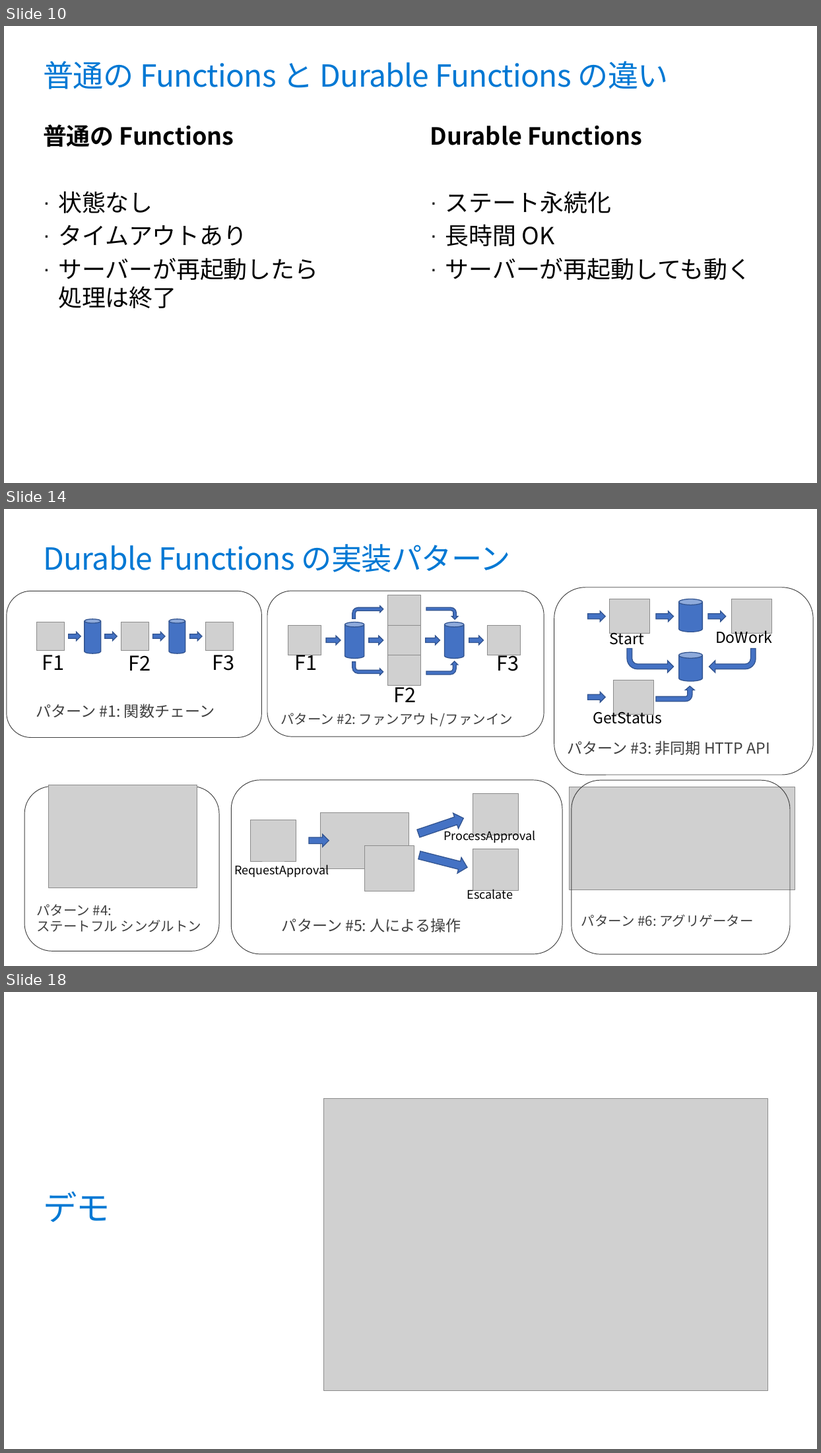
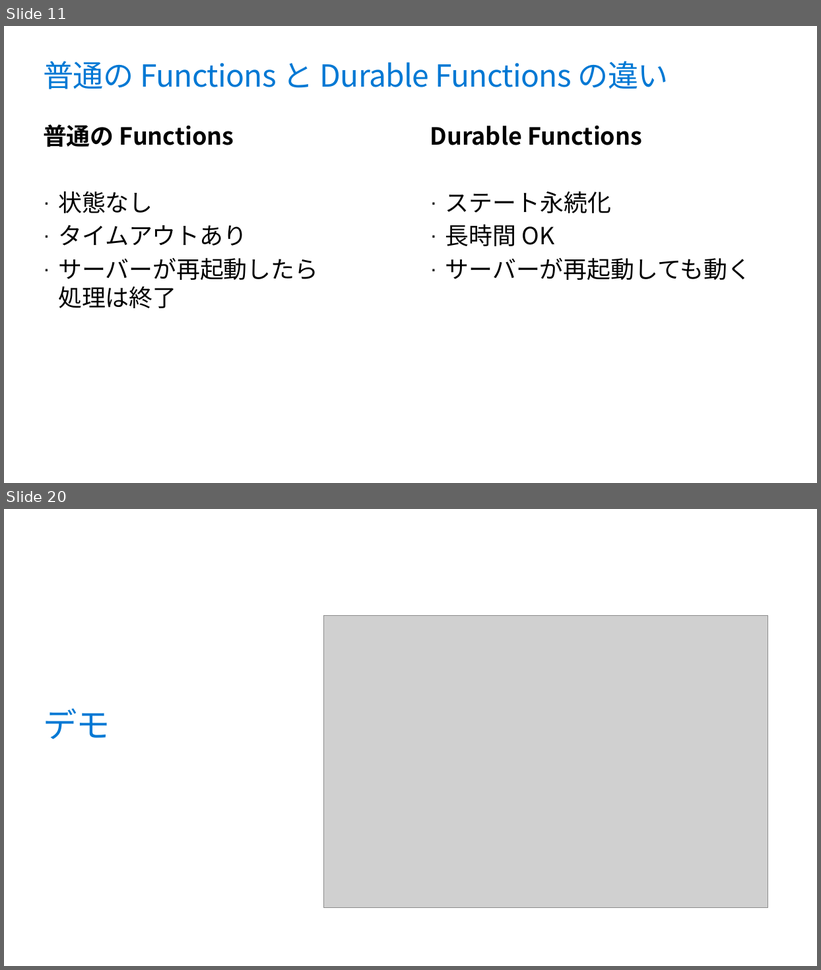
Before and after one commit to runceel/yonayona-durable, a slide deck: slides/slides.pptx. Shown one above the other, each under a label of ours: slides 10, 14 and 18 before the commit, slides 11 and 20 after it; the slides between them are not shown. The pictures are 821x1453 and 821x970 pixels, drawn with LibreOffice and Linux fonts; fonts in the diff are those of the drawing; grey boxes stand for pictures; background and template pictures are left out. Boxes give left, top, right and bottom in pixels: in the first picture for what was removed or moved away, otherwise in the second. Text is boxed around its words. In the diff, an @@ line names an element or a change of style, - is before the commit and + after.

```diff
--- a/slides/slides.pptx
+++ b/slides/slides.pptx
@@ slide 14 removed at bbox=[4, 509, 817, 966], background #FFFFFF @@
@@ title removed at bbox=[43, 544, 511, 572] @@
-Durable Functions の実装パターン
@@ group removed at bbox=[554, 588, 813, 776]: 4 right arrows, 4 texts, 3 pictures, 3 bent arrows, 2 cylinders, 1 rounded rectangle @@
-Start
-DoWork
-GetStatus
-パターン #3: 非同期 HTTP API
@@ group removed at bbox=[7, 591, 261, 738]: 4 right arrows, 4 texts, 3 pictures, 2 cylinders, 1 rounded rectangle @@
-F1
-F2
-F3
-パターン #1: 関数チェーン
@@ group removed at bbox=[267, 591, 545, 737]: 5 pictures, 4 right arrows, 4 texts, 4 bent arrows, 2 cylinders, 1 rounded rectangle @@
-F1
-F2
-F3
-パターン #2: ファンアウト/ファンイン
@@ picture removed at bbox=[48, 786, 197, 888] @@
@@ group removed at bbox=[232, 780, 563, 955]: 5 pictures, 4 texts, 3 right arrows, 1 rounded rectangle @@
-RequestApproval
-Escalate
-ProcessApproval
-パターン #5: 人による操作
@@ rounded rectangle removed at bbox=[572, 780, 790, 955] @@
@@ rounded rectangle removed at bbox=[24, 787, 219, 951] @@
@@ picture removed at bbox=[570, 787, 795, 890] @@
@@ text removed at bbox=[36, 904, 202, 932] @@
-パターン #4:
-ステートフル シングルトン
@@ text removed at bbox=[582, 915, 753, 927] @@
-パターン #6: アグリゲーター
@@ what was slide 10 is now slide 11 @@
@@ what was slide 18 is now slide 20 @@
```
Also in this commit, not shown: 11 slides changed, 3 slides added, 1 other slide removed, 4 other files.
